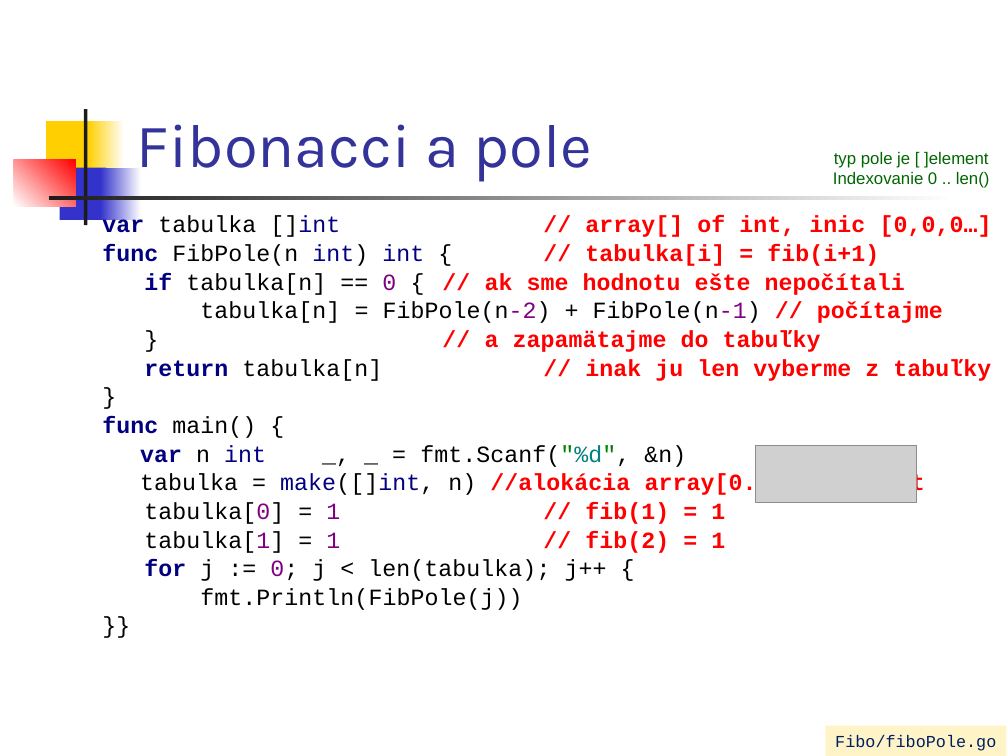
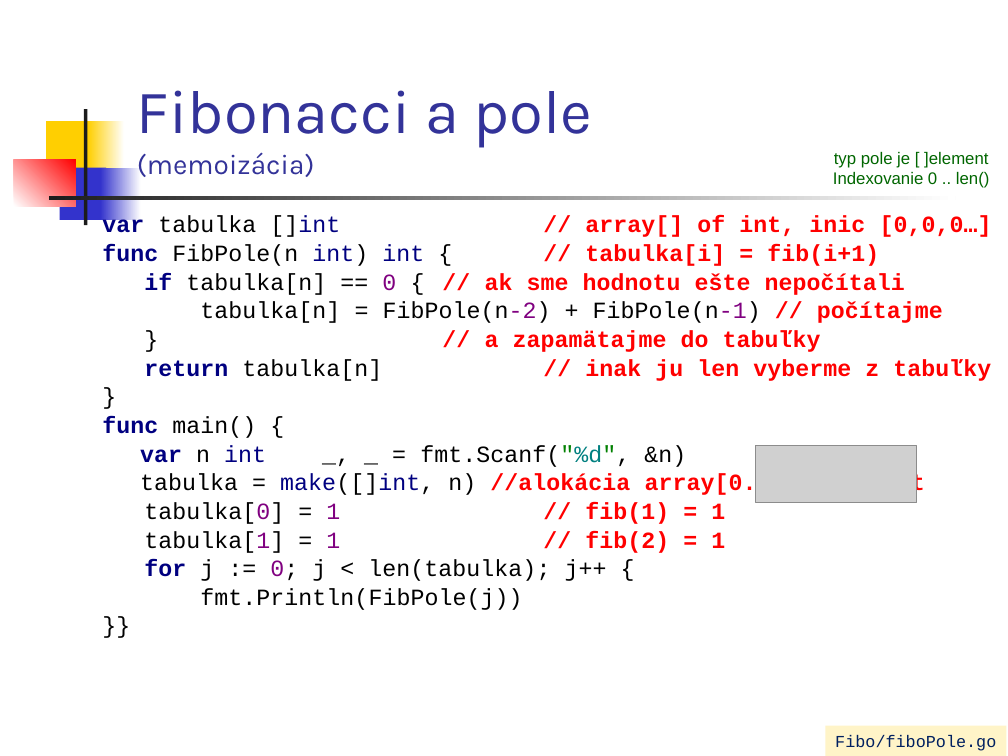
Before and after one commit to paradigmy/Prednasky, a slide deck: slide 15 of 02/go1.ppt. Drawn at 1008x756 pixels with LibreOffice and Linux fonts; fonts in the diff are those of the drawing; grey boxes stand for pictures. Boxes give left, top, right and bottom in pixels: in the first picture for what was removed or moved away, otherwise in the second. Text is boxed around its words. In the diff, an @@ line names an element or a change of style, - is before the commit and + after.

```diff
--- a/02/go1.ppt
+++ b/02/go1.ppt
@@ title at [137,90,592,177]: text changed @@
-Fibonacci a pole
+Fibonacci a pole
+(memoizácia)
```
Also in this commit, not shown: 5 other slides changed, 1 other file.
